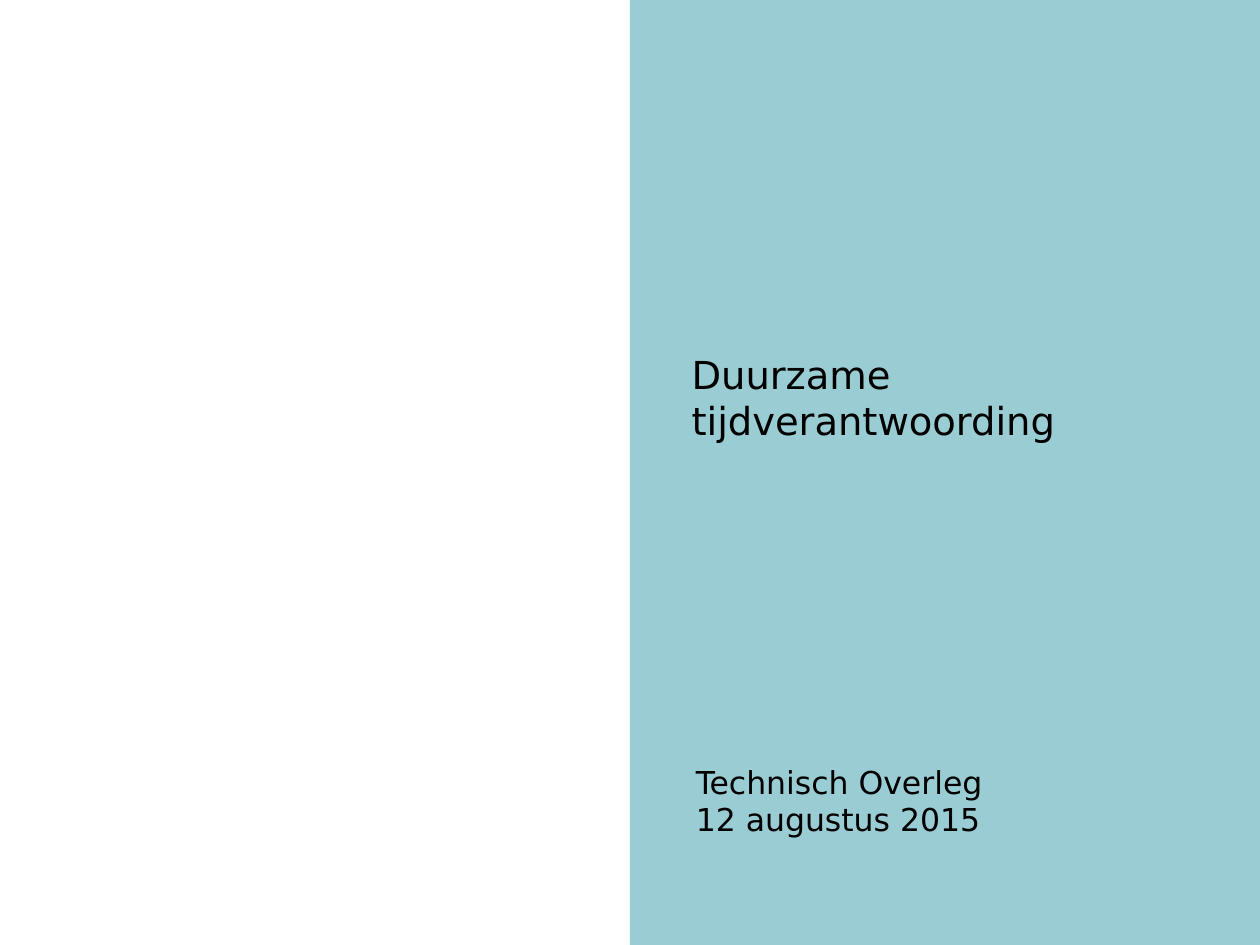
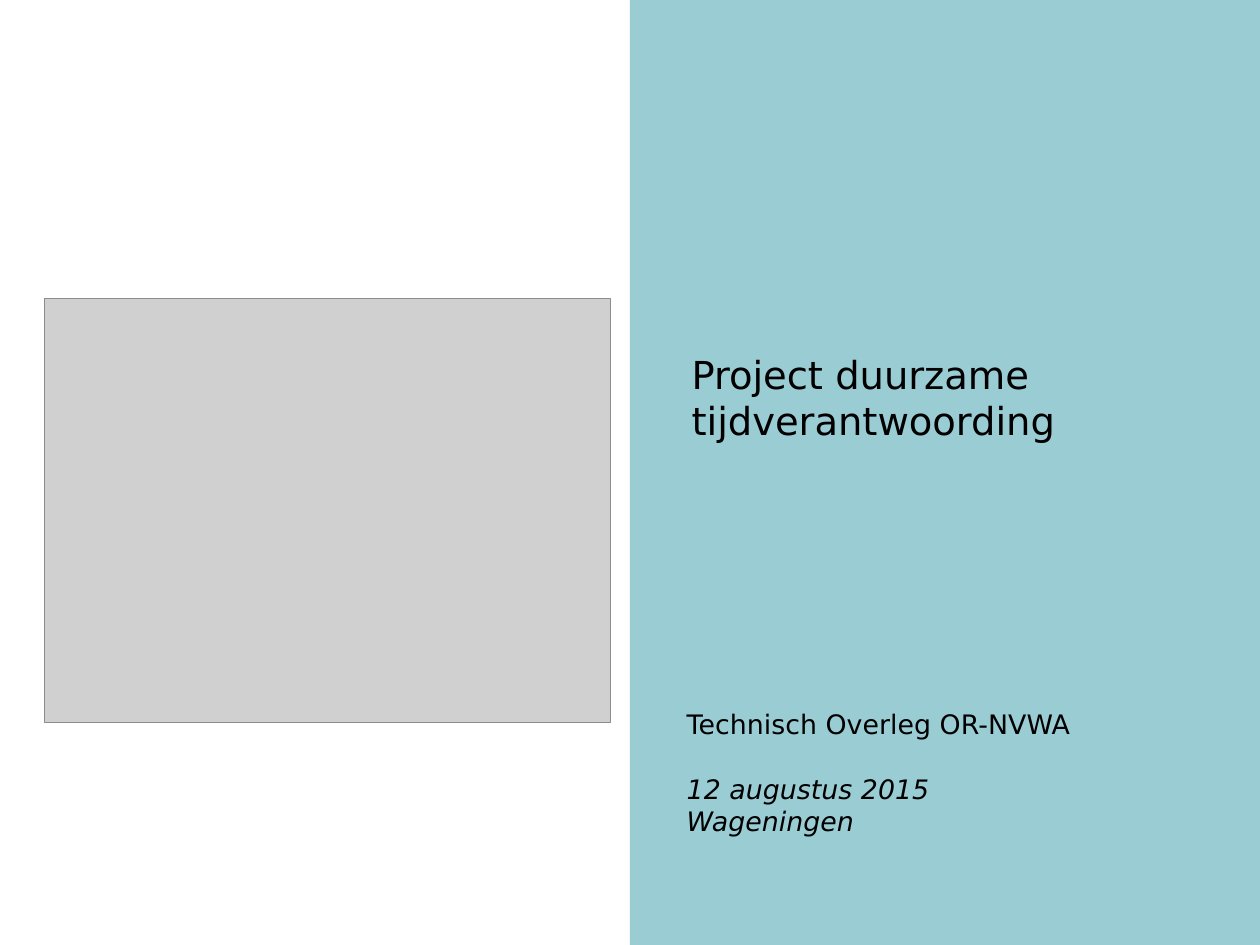
Before and after one commit to AmpersandTarski/ampersand-models, a slide deck: slide 1 of NVWA DTV/werkdocumenten/TO 12 augustus.ppt. Drawn at 1260x945 pixels with LibreOffice and Linux fonts; fonts in the diff are those of the drawing; grey boxes stand for pictures; background and template pictures are left out. Boxes give left, top, right and bottom in pixels: in the first picture for what was removed or moved away, otherwise in the second. Text is boxed around its words. In the diff, an @@ line names an element or a change of style, - is before the commit and + after.

```diff
--- a/NVWA DTV/werkdocumenten/TO 12 augustus.ppt
+++ b/NVWA DTV/werkdocumenten/TO 12 augustus.ppt
@@ picture added at box(45, 299, 611, 722) @@
@@ title at box(692, 359, 1055, 443): text changed @@
-Duurzame tijdverantwoording
+Project duurzame tijdverantwoording
@@ text "Technisch Overleg OR-NVWA": place and size @@
-text "Technisch Overleg OR-NVWA" at box(696, 770, 983, 838)
+text "Technisch Overleg OR-NVWA" at box(687, 713, 1070, 836)
@@ text at box(687, 713, 1070, 740): text changed; size 18 to 15.3 pt @@
-Technisch Overleg
+Technisch Overleg OR-NVWA
@@ text at box(687, 779, 929, 804): size 18 to 15.3 pt, italic on in "12 augustus 2015" @@
@@ text at box(687, 810, 854, 836): paragraph added @@
+Wageningen
```
Also in this commit, not shown: 11 other slides changed, 24 slides added, 6 slides removed, 1 other file.
